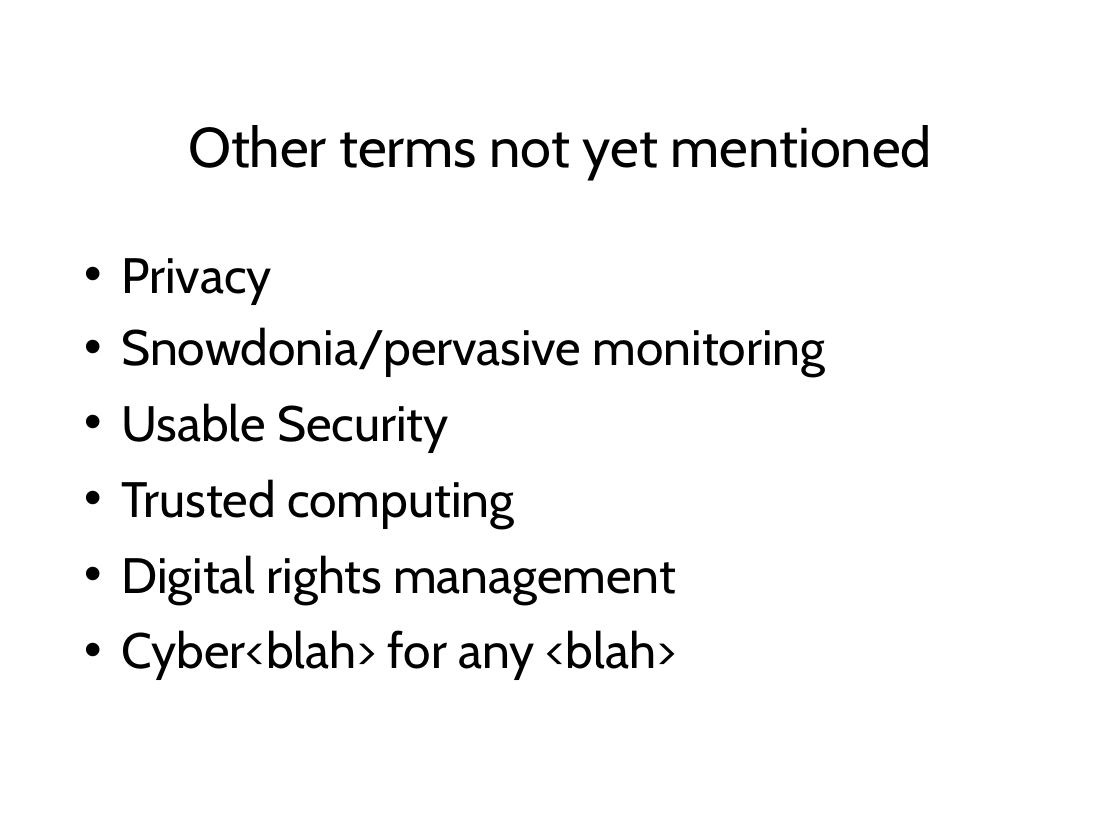
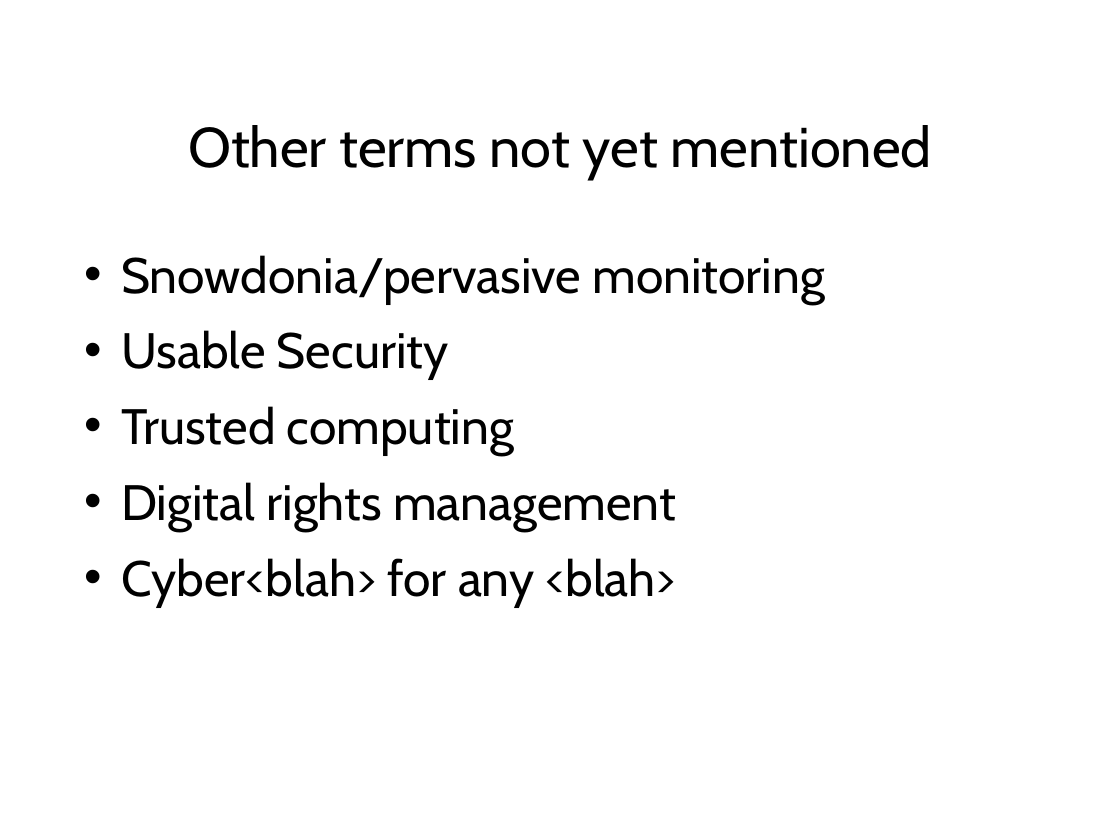
Before and after one commit to sftcd/cs7053, a slide deck: slide 18 of 2016lectures/01-intro.ppt (slide 20 before the commit). Drawn at 1120x840 pixels with LibreOffice and Linux fonts; fonts in the diff are those of the drawing. Boxes give left, top, right and bottom in pixels: in the first picture for what was removed or moved away, otherwise in the second. Text is boxed around its words. In the diff, an @@ line names an element or a change of style, - is before the commit and + after.

```diff
--- a/2016lectures/01-intro.ppt
+++ b/2016lectures/01-intro.ppt
@@ text at (x1=121, y1=258, x2=271, y2=303): paragraph removed @@
-• Privacy
```
Also in this commit, not shown: 4 other slides changed, 1 slide added, 3 slides removed, 2 other files.
